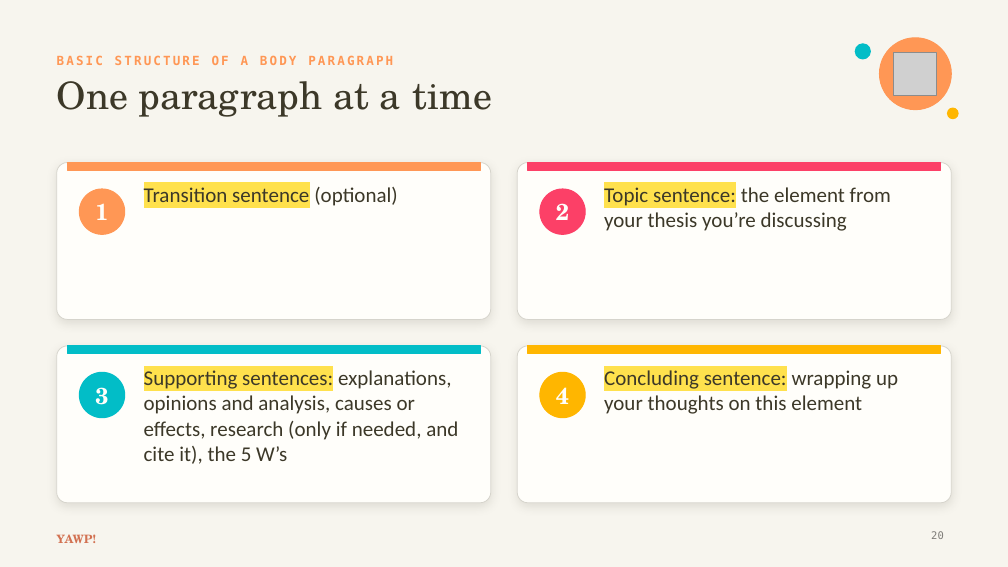
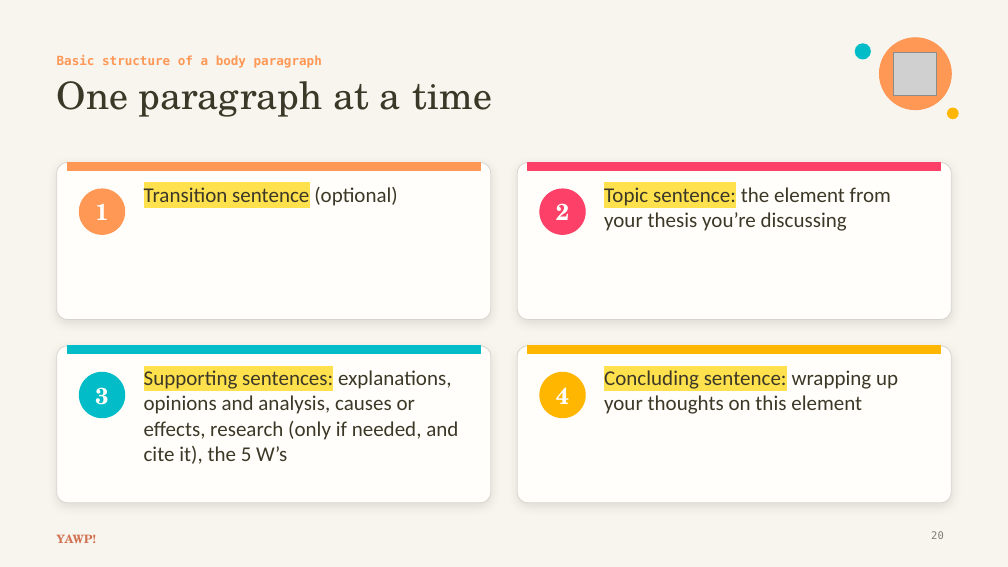
Before and after one commit to The-Connell-School/yawp, a slide deck: slide 20 of services/web-app/resources/thesis-essay-decks/lesson-5-body-paragraphs.pptx. Drawn at 1008x567 pixels with LibreOffice and Linux fonts; fonts in the diff are those of the drawing; grey boxes stand for pictures. Boxes give left, top, right and bottom in pixels: in the first picture for what was removed or moved away, otherwise in the second. Text is boxed around its words. In the diff, an @@ line names an element or a change of style, - is before the commit and + after.

```diff
--- a/services/web-app/resources/thesis-essay-decks/lesson-5-body-paragraphs.pptx
+++ b/services/web-app/resources/thesis-essay-decks/lesson-5-body-paragraphs.pptx
@@ text at (x1=57, y1=55, x2=322, y2=68): text changed @@
-BASIC STRUCTURE OF A BODY PARAGRAPH
+Basic structure of a body paragraph
```
Also in this commit, not shown: 23 other slides changed, 25 other files.
